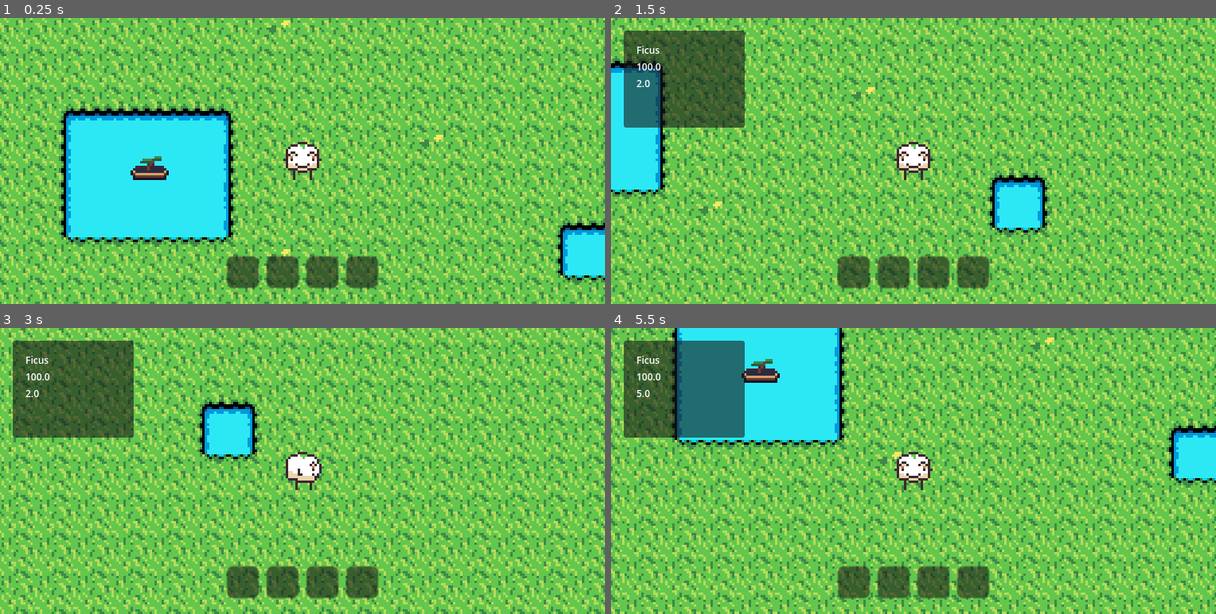
Above: before the commit, frames 1-4 (two rows, left to right).
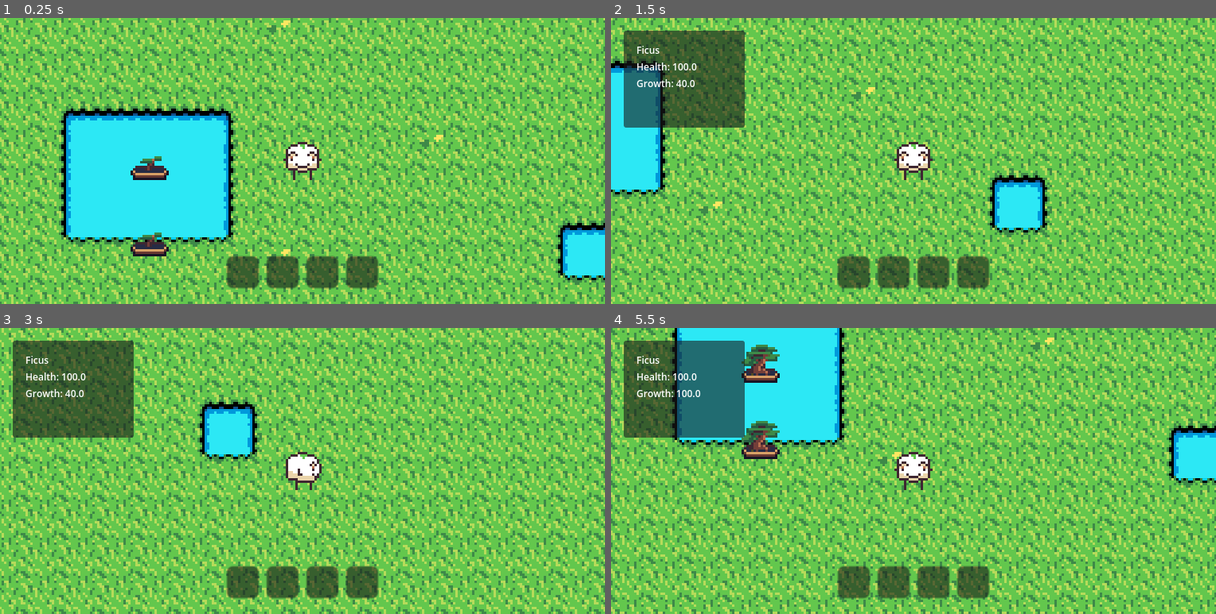
Above: after the commit, the same moments.

Repository: leovicario/bonsai_game
Game: Godot game, scene res://scenes/main.tscn
The game is run twice, just before and just after one commit, with the same random seed, the same clock (stepped at 60 frames per second) and the same inputs.
Inputs (mouse positions are in pixels of both pictures, inside the frame that each line leads up to):
- Up to frame 1 (0.25 s): no input
- Up to frame 2 (1.5 s): tap Enter at 0.5 s; move the mouse to (1046, 146) at 0.52 s; hold Right (right) 0.53-1.28 s; click (1046, 146) at 0.6 s; tap E (interact) at 0.8, 1.35 s; move the mouse to (792, 175) at 1.27 s; hold Down (down) from 1.28 s (still down)
- Up to frame 3 (3 s): tap P (pickup, bound only after the commit) at 1.55, 2.1 s; move the mouse to (363, 408) at 2.02 s; release Down (down) at 2.03 s; hold Right (right) 2.03-2.78 s; click (363, 408) at 2.3 s; move the mouse to (272, 528) at 2.77 s; hold Up (up) from 2.78 s (still down); click (272, 528) at 2.85 s
- Up to frame 4 (5.5 s): tap E (interact) at 3.05, 3.6, 5.3 s; move the mouse to (1095, 513) at 3.52 s; release Up (up) at 3.53 s; hold Left (left) 3.53-5.03 s; tap P (pickup, bound only after the commit) at 3.8, 4.35 s; move the mouse to (732, 428) at 4.27 s; click (732, 428) at 4.55 s; move the mouse to (943, 471) at 5.02 s; hold Down (down) from 5.03 s (still down); click (943, 471) at 5.1 s

The runs differ from the first frame. In frame 1, 0.4% of the frame differs, in the area x 21-28%, y 49-84%; in frame 2, 0.3%; in frame 3, 0.3%; in frame 4, 1.3%, in the area x 4-28%, y 5-46%.

Commit message:
picking up bonsai mechanic

Diff:
--- a/project.godot
+++ b/project.godot
@@ -62,6 +62,11 @@
 "events": [Object(InputEventKey,"resource_local_to_scene":false,"resource_name":"","device":-1,"window_id":0,"alt_press …(192 unchanged characters)…
 ]
 }
+pickup={
+"deadzone": 0.2,
+"events": [Object(InputEventKey,"resource_local_to_scene":false,"resource_name":"","device":-1,"window_id":0,"alt_pressed":false,"shift_pressed":false,"ctrl_pressed":false,"meta_pressed":false,"pressed":false,"keycode":0,"physical_keycode":80,"key_label":0,"unicode":112,"location":0,"echo":false,"script":null)
+]
+}
 
 [physics]
 
--- a/scenes/bonsai.gd
+++ b/scenes/bonsai.gd
@@ -24,10 +24,10 @@
 	bonsai_name.text = str(ficus_bonsai.species)
 
 	var bonsai_health = bonsaiInfo.get_node('Control/Panel/MarginContainer/FlowContainer/bonsai_health')
-	bonsai_health.text = str(ficus_bonsai.health)
+	bonsai_health.text = "Health: " + str(ficus_bonsai.health)
 
 	var bonsai_growth = bonsaiInfo.get_node('Control/Panel/MarginContainer/FlowContainer/bonsai_growth')
-	bonsai_growth.text = str(ficus_bonsai.growth)
+	bonsai_growth.text = "Growth: " + str(ficus_bonsai.growth)
 
 func _ready():
 	print(ficus_bonsai.health)
@@ -36,22 +36,34 @@
 func grow():
 	if Input.is_action_just_pressed("interact"):
 		if ficus_bonsai.growth < 100:
-			ficus_bonsai.growth = ficus_bonsai.growth + 1
+			ficus_bonsai.growth = ficus_bonsai.growth + 10
 		print(ficus_bonsai.growth)
 
 
 func changeStage():
 	bonsai_sprite.region_enabled = true
-	if ficus_bonsai.growth < 33:
+	if ficus_bonsai.growth < 50:
 		ficus_bonsai.stage = ficus_bonsai.Stage.SEEDLING
 		bonsai_sprite.region_rect = Rect2(0, 0, 16, 16)
-	elif ficus_bonsai.growth >= 33 and ficus_bonsai.growth <= 66:
+	elif ficus_bonsai.growth >= 50 and ficus_bonsai.growth < 100:
 		ficus_bonsai.stage = ficus_bonsai.Stage.YOUNG
 		bonsai_sprite.region_rect = Rect2(16, 0, 16, 16)
-	elif ficus_bonsai.growth > 66:
+	elif ficus_bonsai.growth == 100:
 		ficus_bonsai.stage = ficus_bonsai.Stage.MATURE
 		bonsai_sprite.region_rect = Rect2(32, 0, 16, 16)
 
+func pickup(player):
+	var collision: CollisionShape2D = $StaticBody2D/CollisionShape2D
+	collision.set_deferred("disabled", true)
+	reparent(player.get_node("HoldPoint"))
+	position = Vector2.ZERO
+
+func drop(player):
+	var collision: CollisionShape2D = $StaticBody2D/CollisionShape2D
+	var old_position := global_position
+	reparent(player.get_parent())
+	position = old_position + Vector2(0,-8)
+	collision.set_deferred("disabled", false)
 
 func _process(_delta):
 	# call the resource methods every frame
--- a/scenes/main.tscn
+++ b/scenes/main.tscn
@@ -175,6 +175,12 @@
 z_index = 3
 position = Vector2(320, 192)
 
+[node name="bonsai2" parent="Garden" unique_id=1407486508 instance=ExtResource("2_tbgi4")]
+light_mask = 7
+visibility_layer = 15
+z_index = 3
+position = Vector2(320, 224)
+
 [node name="UI" type="CanvasLayer" parent="." unique_id=1629398207]
 
 [node name="Control" type="Control" parent="UI" unique_id=970069664]
--- a/scenes/player.tscn
+++ b/scenes/player.tscn
@@ -1,6 +1,6 @@
 [gd_scene format=3 uid="uid://dftrpkfy22rxb"]
 
-[ext_resource type="Script" uid="uid://d1xao1h1prrv0" path="res://scripts/character_body_2d.gd" id="1_g2els"]
+[ext_resource type="Script" uid="uid://d1xao1h1prrv0" path="res://scripts/player.gd" id="1_g2els"]
 [ext_resource type="Texture2D" uid="uid://c34gst01exdel" path="res://assets/characters/player.png" id="2_qhqgy"]
 
 [sub_resource type="AtlasTexture" id="AtlasTexture_tefeu"]
@@ -52,6 +52,12 @@
 [node name="CollisionShape2D" type="CollisionShape2D" parent="playerBody" unique_id=1457458746]
 shape = SubResource("CircleShape2D_qlg0r")
 
+[node name="HoldPoint" type="Node2D" parent="playerBody" unique_id=1989326420]
+light_mask = 7
+visibility_layer = 7
+z_index = 5
+position = Vector2(0, -12)
+
 [node name="Camera2D" type="Camera2D" parent="playerBody" unique_id=1925994713]
 zoom = Vector2(3, 3)
 
--- a/scripts/character_body_2d.gd
+++ b/scripts/player.gd
@@ -3,6 +3,8 @@
 @export var speed = 100
 
 @onready var interaction_area = $InteractionArea
+
+var hasBonsai = false
 
 func get_input():
 
@@ -30,13 +32,27 @@
 
 func _physics_process(_delta):
 	animate()
-	interact()
+	pickupBonsai()
+	dropBonsai()
 	get_input()
 	move_and_slide()
 
 
-func interact():
-	if Input.is_action_just_pressed("interact"):
-		var target_areas = interaction_area.get_overlapping_areas()
-		if target_areas.size() > 0:
-			print(target_areas[0].name)
+func pickupBonsai():
+	if Input.is_action_just_pressed("pickup"):
+		var target = interaction_area.get_overlapping_areas()
+		if target.size() > 0:
+			var bonsai = target[0].get_parent().get_parent()
+			print(bonsai.name)
+			bonsai.pickup(self)
+			hasBonsai = true
+
+func dropBonsai():
+	if Input.is_action_just_pressed("interact") and hasBonsai == true:
+		var target = interaction_area.get_overlapping_areas()
+		if target.size() > 0:
+			var bonsai = target[0].get_parent().get_parent()
+			print(bonsai.name)
+			bonsai.drop(self)
+		print('dropping bonsai')
+		hasBonsai = false
Binary file changed: assets/bonsai/bonsai-01.png
Renamed: scripts/character_body_2d.gd.uid -> scripts/player.gd.uid
